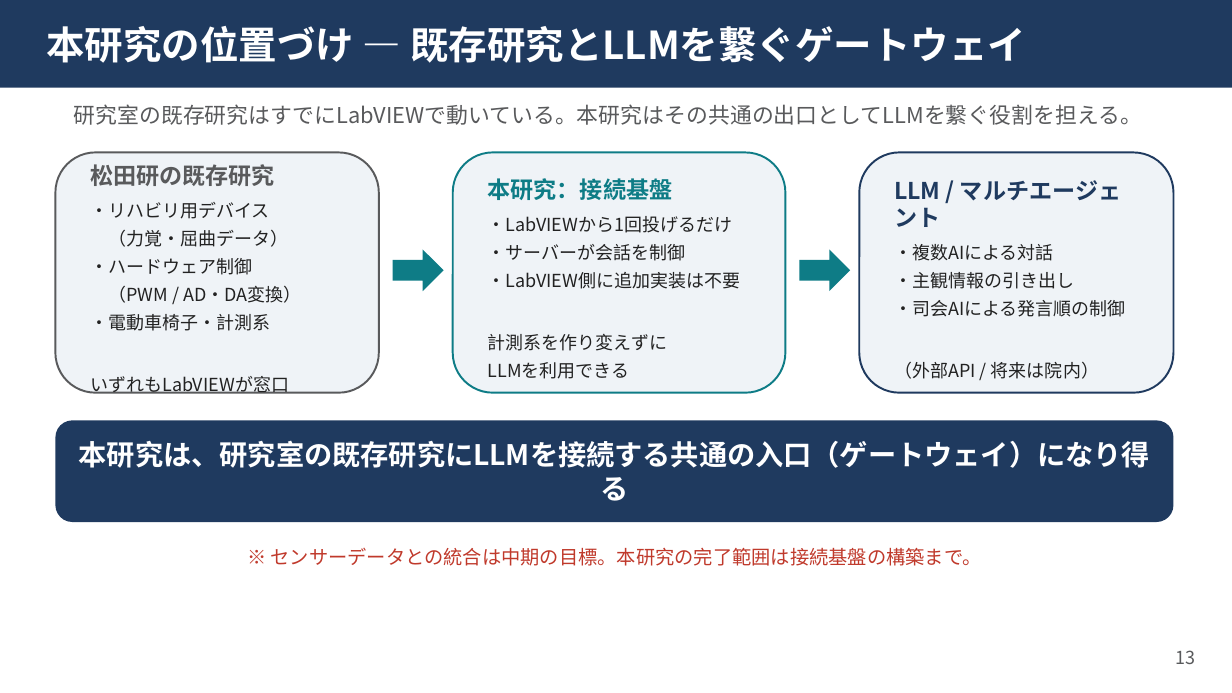
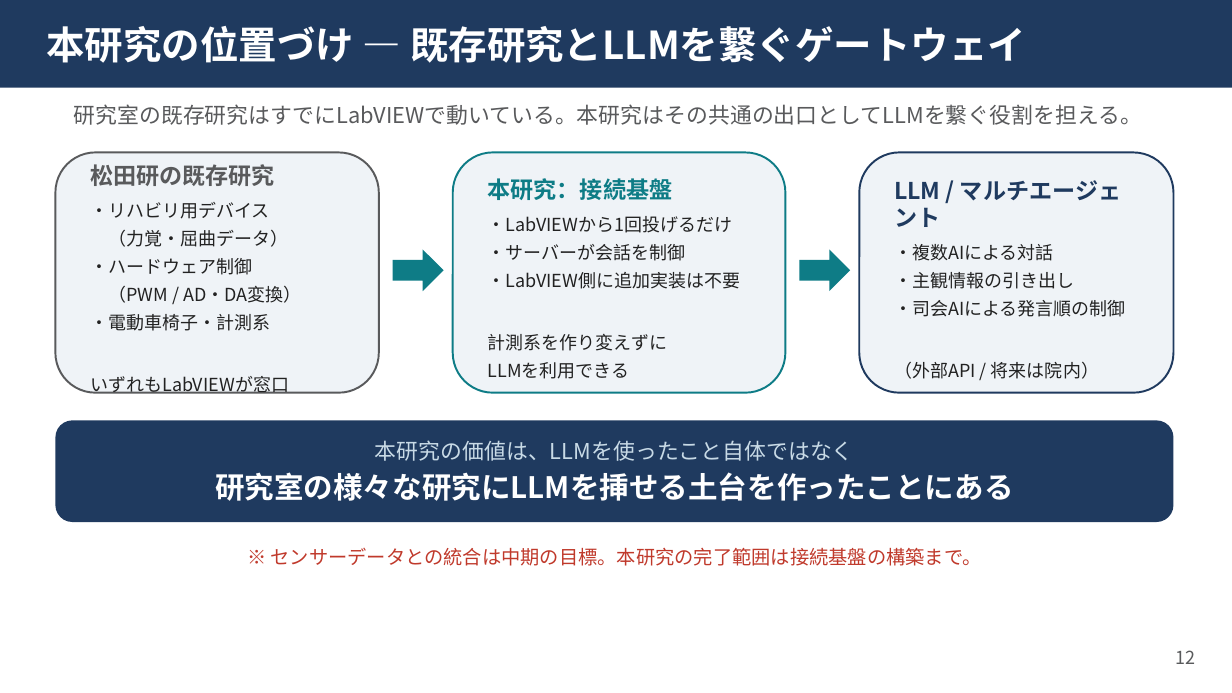
Before and after one commit to kaito3061/Trilogue1, a slide deck: slide 13 of docs/export/中間発表_柴尾.pptx (slide 14 before the commit). Drawn at 1232x693 pixels with LibreOffice and Linux fonts; fonts in the diff are those of the drawing. Boxes give left, top, right and bottom in pixels: in the first picture for what was removed or moved away, otherwise in the second. Text is boxed around its words. In the diff, an @@ line names an element or a change of style, - is before the commit and + after.

```diff
--- a/docs/export/中間発表_柴尾.pptx
+++ b/docs/export/中間発表_柴尾.pptx
@@ text in rounded rectangle at box(215, 440, 1014, 501): text changed; size 22 to 23 pt @@
-本研究は、研究室の既存研究にLLMを接続する共通の入口（ゲートウェイ）になり得る
+本研究の価値は、LLMを使ったこと自体ではなく
+研究室の様々な研究にLLMを挿せる土台を作ったことにある
@@ text at box(1175, 650, 1195, 664): text changed @@
-13
+12
```
Also in this commit, not shown: 12 other slides changed, 1 slide added, 3 slides removed, 3 other files.
